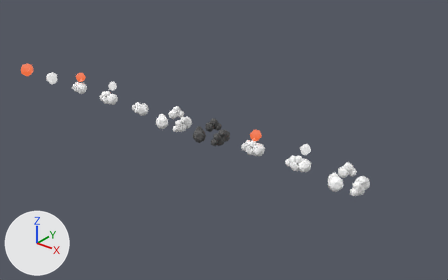
One commit to the glTF model public/models/weather.glb: the scene before it, then after it.
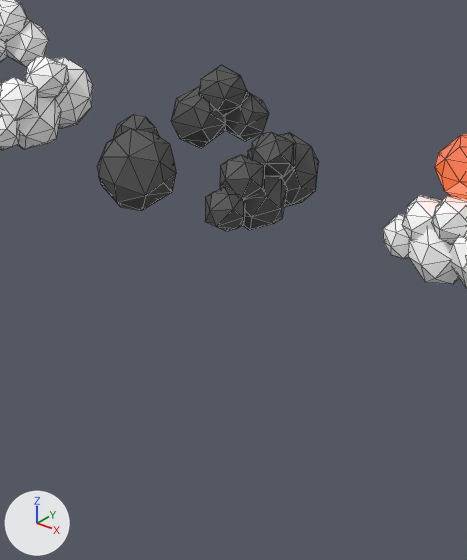
The first picture shows the older version from a 50 mm camera at (8.08, -8.46, 5.2) aimed at (0.85, 0.57, -0.4). The close-ups show both versions on the part from 39% to 57% of the width and 38% to 72% of the height of that picture; other places that the commit changed are outside them. The axes (+X, +Y, +Z) are drawn at lower left. The lights are the same throughout. The close-ups show mesh edges as thin lines. Where no turn or scale is listed for an object, it has been applied to the vertices.

Objects in the first close-up: '04', '09', '10d', 'sun.004'.
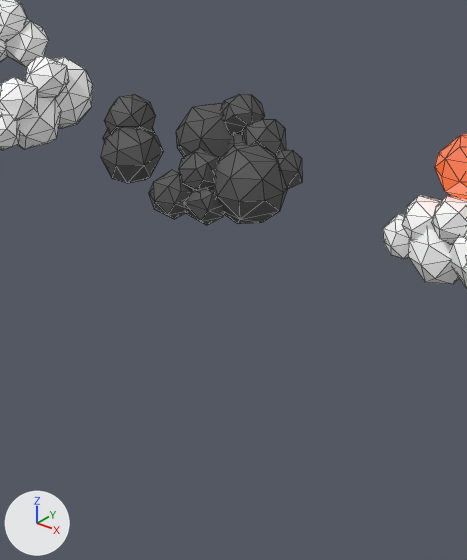
What differs and where, as boxes (x1, y1, x2, y2) in the close-ups (467 x 560 px):
'09', turned: before (97, 65, 319, 231); after (101, 94, 302, 225)

What changed in the scene script:
```text
Change ob_09:
    ob_09.rotation_euler: (0.0, 0.0, -1.573) -> (0.0, 0.0, 0.0)  # degrees (0, 0, -90) -> degrees (0, 0, 0)
```
